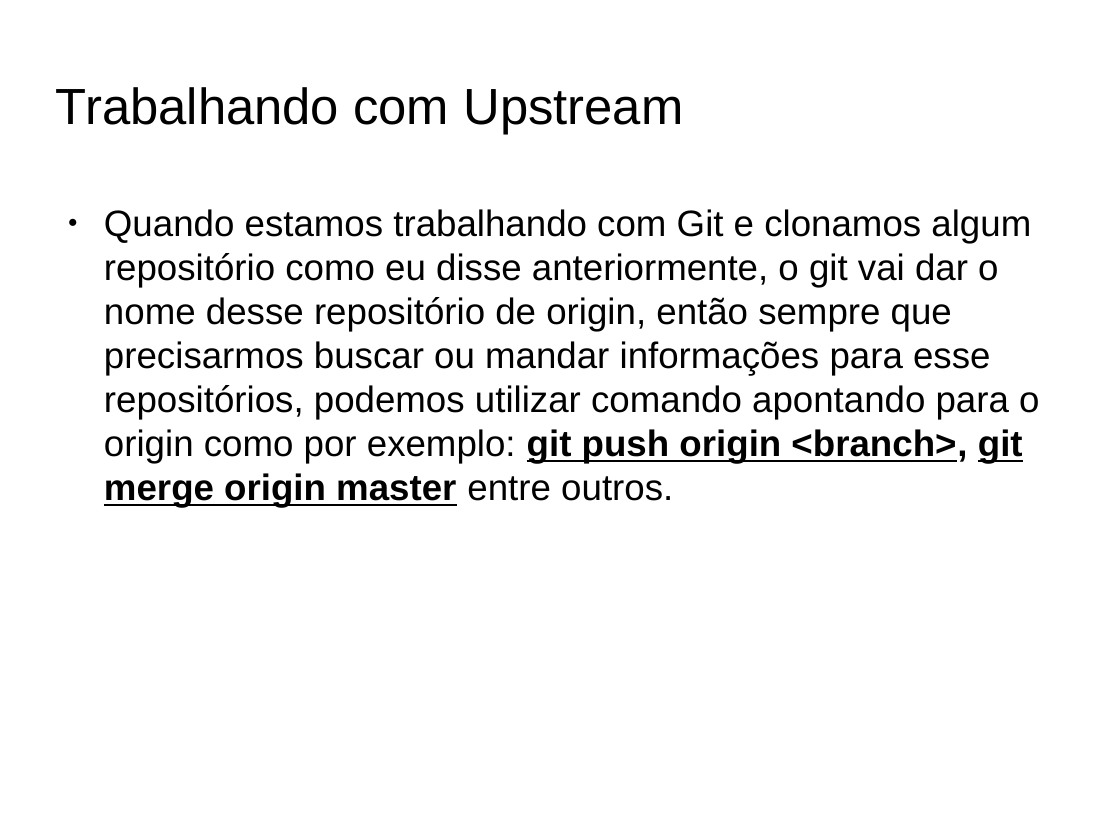
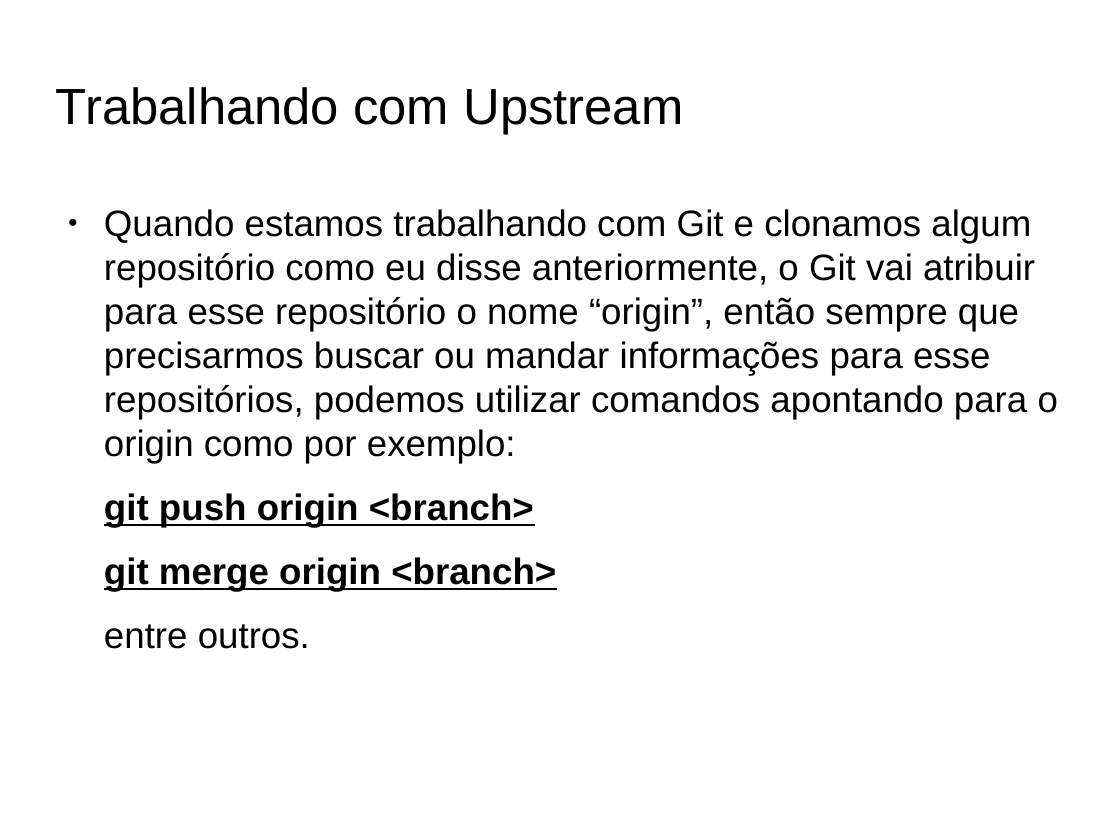
Before and after one commit to fabioads/apresentacao-git, a slide deck: slide 16 of Aprensentacao-GitHub.odp. Drawn at 1120x840 pixels with LibreOffice and Linux fonts; fonts in the diff are those of the drawing; background and template pictures are left out. Boxes give left, top, right and bottom in pixels: in the first picture for what was removed or moved away, otherwise in the second. Text is boxed around its words. In the diff, an @@ line names an element or a change of style, - is before the commit and + after.

```diff
--- a/Aprensentacao-GitHub.odp
+++ b/Aprensentacao-GitHub.odp
@@ text at (104, 209, 1058, 592): text changed @@
-● Quando estamos trabalhando com Git e clonamos algum repositório como eu disse anteriormente, o git vai dar o nome desse repositório de origin, então sempre que precisarmos buscar ou mandar informações para esse repositórios, podemos utilizar comando apontando para o origin como por exemplo: git push origin <branch>, git merge origin master entre outros.
+● Quando estamos trabalhando com Git e clonamos algum repositório como eu disse anteriormente, o Git vai atribuir para esse repositório o nome “origin”, então sempre que precisarmos buscar ou mandar informações para esse repositórios, podemos utilizar comandos apontando para o origin como por exemplo:
+git push origin <branch>
+git merge origin <branch>
+entre outros.
```
Also in this commit, not shown: 16 other slides changed, 1 slide added.
